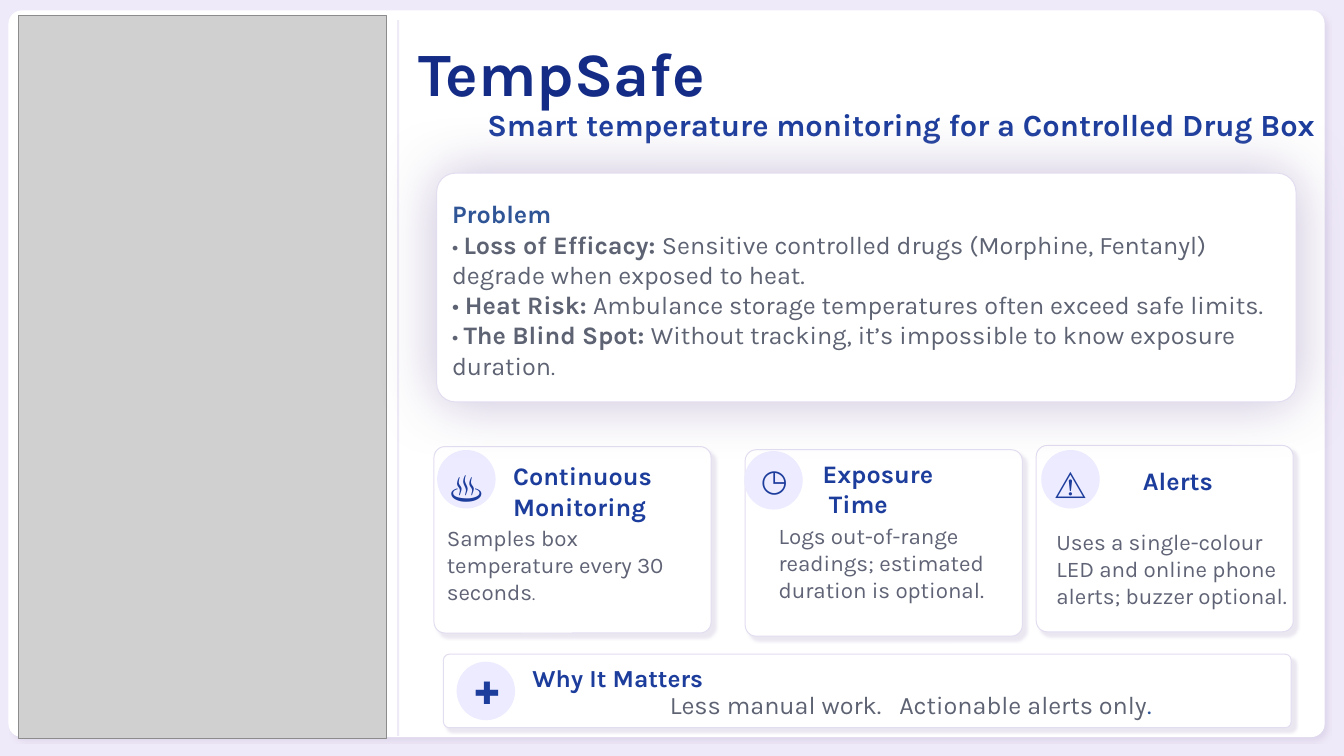
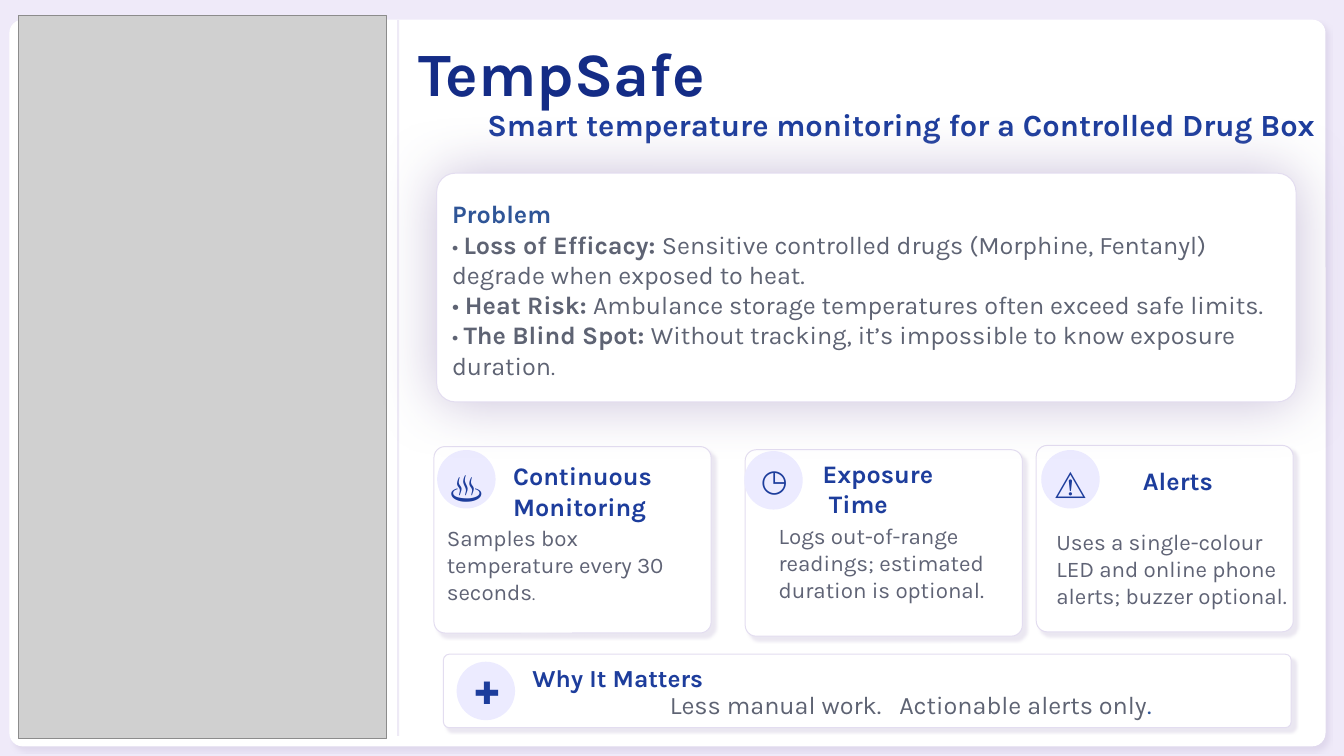
Before and after one commit to nikitsya/Smart-Box, a slide deck: slide 2 of docs/presentation/TempSafe_Elevator_Pitch.pptx. Drawn at 1344x756 pixels with LibreOffice and Linux fonts; fonts in the diff are those of the drawing; grey boxes stand for pictures. Boxes give left, top, right and bottom in pixels: in the first picture for what was removed or moved away, otherwise in the second. Text is boxed around its words. In the diff, an @@ line names an element or a change of style, - is before the commit and + after.

```diff
--- a/docs/presentation/TempSafe_Elevator_Pitch.pptx
+++ b/docs/presentation/TempSafe_Elevator_Pitch.pptx
@@ rounded rectangle: place and size @@
-rounded rectangle at (9, 11, 1325, 737)
+rounded rectangle at (10, 20, 1326, 746)
```
Also in this commit, not shown: 3 other slides changed, 9 other files.
